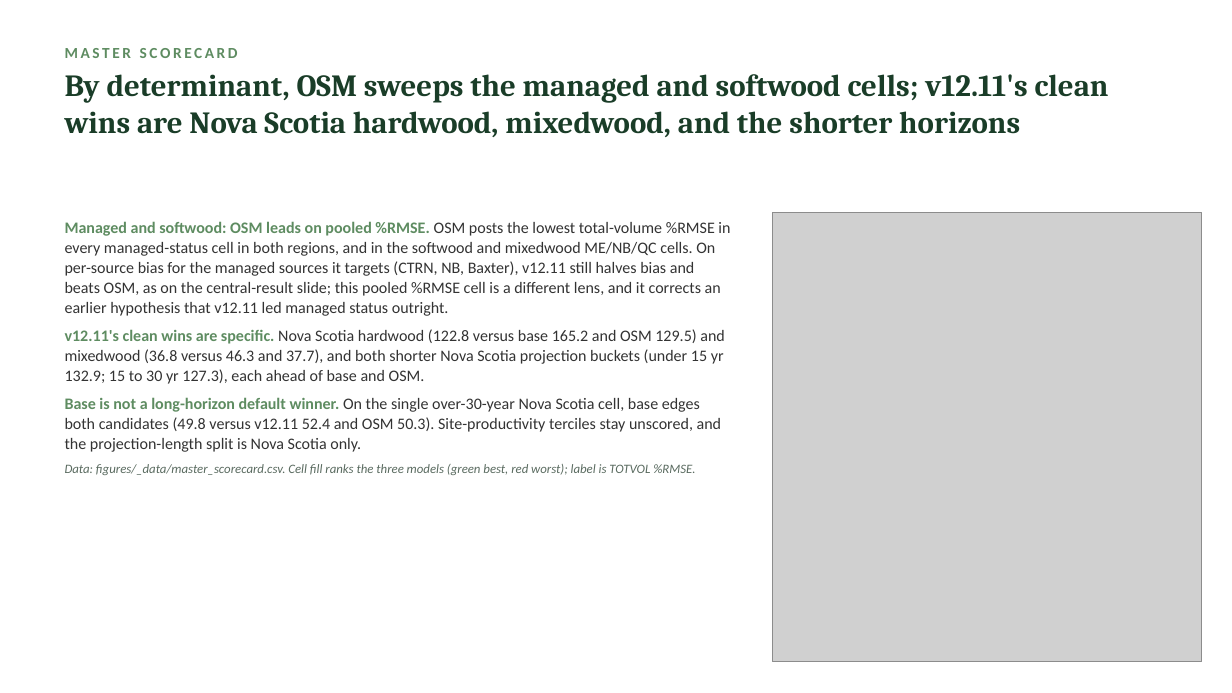
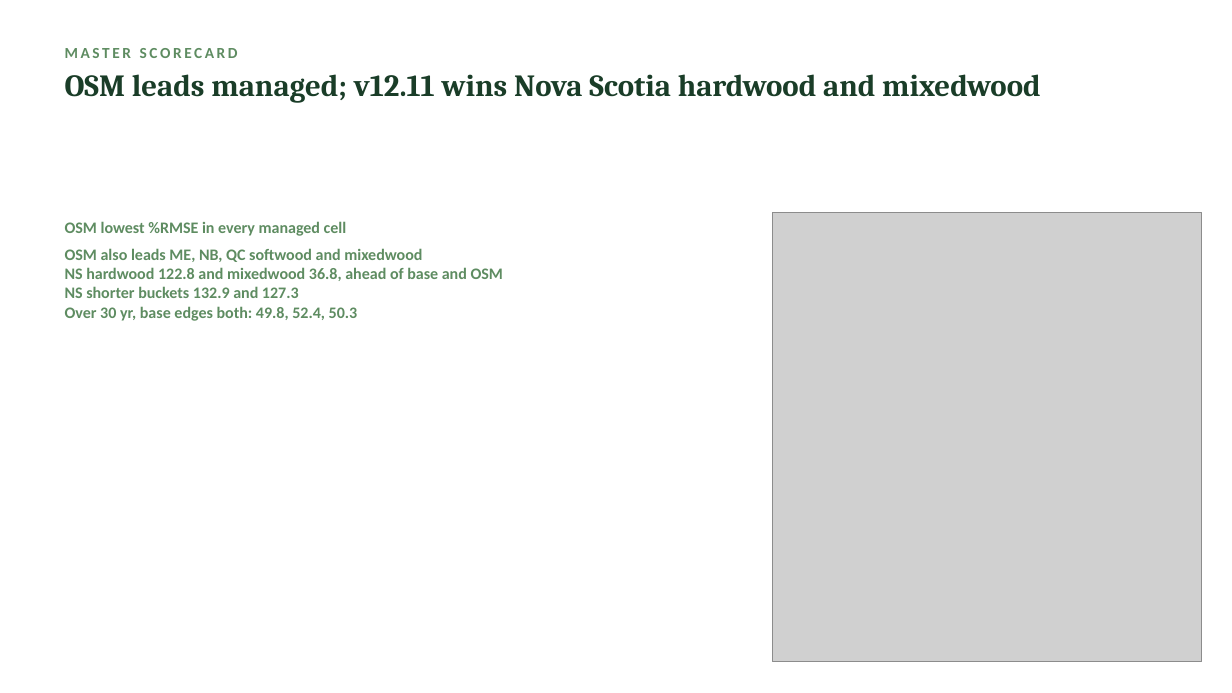
Before and after one commit to holoros/fvs-acd, a slide deck: slide 34 of FVS-ACD_Hennigar_Aug2026.pptx. Drawn at 1232x693 pixels with LibreOffice and Linux fonts; fonts in the diff are those of the drawing; grey boxes stand for pictures. Boxes give left, top, right and bottom in pixels: in the first picture for what was removed or moved away, otherwise in the second. Text is boxed around its words. In the diff, an @@ line names an element or a change of style, - is before the commit and + after.

```diff
--- a/FVS-ACD_Hennigar_Aug2026.pptx
+++ b/FVS-ACD_Hennigar_Aug2026.pptx
@@ text at (x1=65, y1=74, x2=1041, y2=103): text changed @@
-By determinant, OSM sweeps the managed and softwood cells; v12.11's clean wins are Nova Scotia hardwood, mixedwood, and the shorter horizons
+OSM leads managed; v12.11 wins Nova Scotia hardwood and mixedwood
@@ text at (x1=65, y1=221, x2=503, y2=321): text changed; text colour #333333 to #5E8C61; bold on @@
-Managed and softwood: OSM leads on pooled %RMSE. OSM posts the lowest total-volume %RMSE in every managed-status cell in both regions, and in the softwood and mixedwood ME/NB/QC cells. On per-source bias for the managed sources it targets (CTRN, NB, Baxter), v12.11 still halves bias and beats OSM, as on the central-result slide; this pooled %RMSE cell is a different lens, and it corrects an earlier hypothesis that v12.11 led managed status outright.
-v12.11's clean wins are specific. Nova Scotia hardwood (122.8 versus base 165.2 and OSM 129.5) and mixedwood (36.8 versus 46.3 and 37.7), and both shorter Nova Scotia projection buckets (under 15 yr 132.9; 15 to 30 yr 127.3), each ahead of base and OSM.
-Base is not a long-horizon default winner. On the single over-30-year Nova Scotia cell, base edges both candidates (49.8 versus v12.11 52.4 and OSM 50.3). Site-productivity terciles stay unscored, and the projection-length split is Nova Scotia only.
-Data: figures/_data/master_scorecard.csv. Cell fill ranks the three models (green best, red worst); label is TOTVOL %RMSE.
+OSM lowest %RMSE in every managed cell
+OSM also leads ME, NB, QC softwood and mixedwood
+NS hardwood 122.8 and mixedwood 36.8, ahead of base and OSM
+NS shorter buckets 132.9 and 127.3
+Over 30 yr, base edges both: 49.8, 52.4, 50.3
```
Also in this commit, not shown: 39 other slides changed, 1 slide added, 25 other files.
